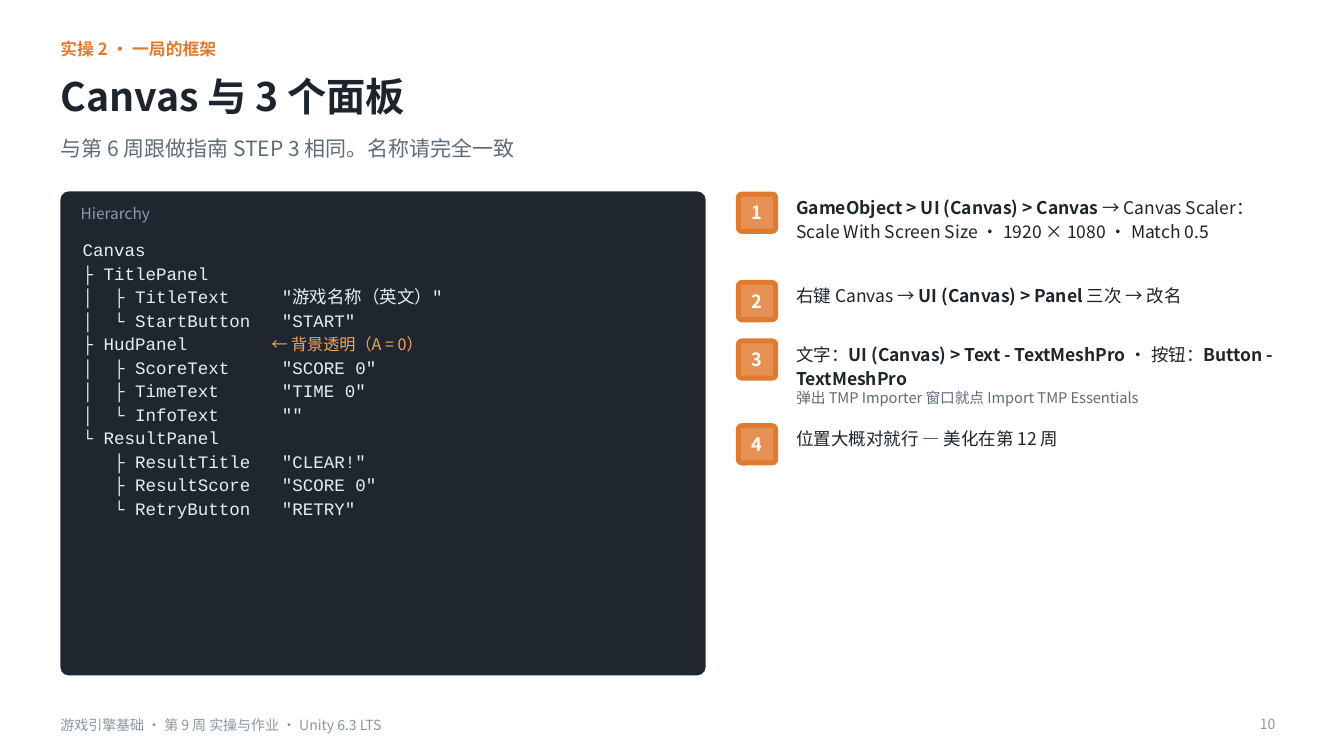
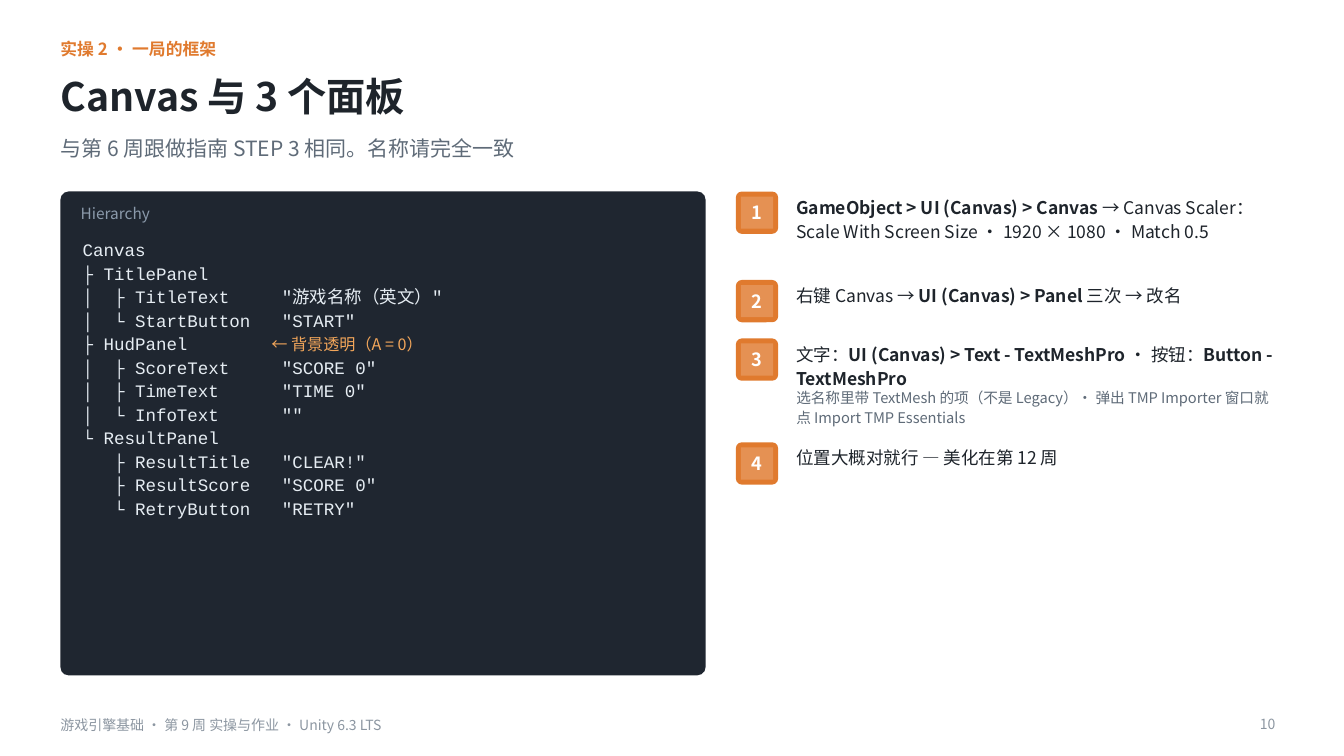
Before and after one commit to iplay-garden/game-engine-basics, a slide deck: slide 10 of 9주차/简体中文/游戏引擎基础_第9周_实操与作业指南_简体中文.pptx. Drawn at 1344x756 pixels with LibreOffice and Linux fonts; fonts in the diff are those of the drawing. Boxes give left, top, right and bottom in pixels: in the first picture for what was removed or moved away, otherwise in the second. Text is boxed around its words. In the diff, an @@ line names an element or a change of style, - is before the commit and + after.

```diff
--- a/9주차/简体中文/游戏引擎基础_第9周_实操与作业指南_简体中文.pptx
+++ b/9주차/简体中文/游戏引擎基础_第9周_实操与作业指南_简体中文.pptx
@@ text at [796, 390, 1269, 427]: text changed @@
-弹出 TMP Importer 窗口就点 Import TMP Essentials
+选名称里带 TextMesh 的项（不是 Legacy）· 弹出 TMP Importer 窗口就点 Import TMP Essentials
@@ 2 texts, 1 rounded rectangle, 1 rectangle: place and size @@
-2 texts, 1 rounded rectangle, 1 rectangle at [736, 423, 1059, 466]
+2 texts, 1 rounded rectangle, 1 rectangle at [736, 443, 1059, 485]
```
Also in this commit, not shown: 3 other slides changed, 3 other files.
